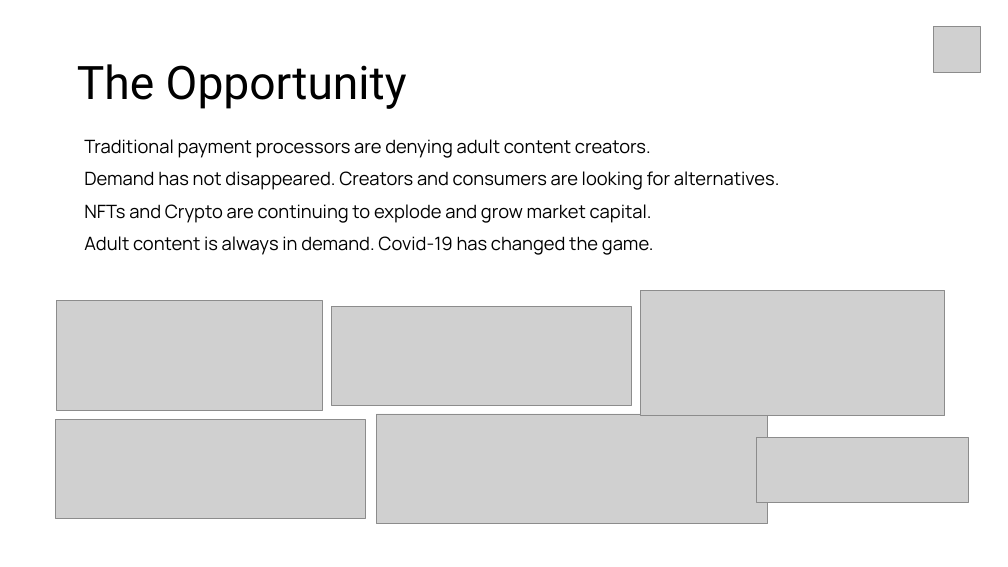
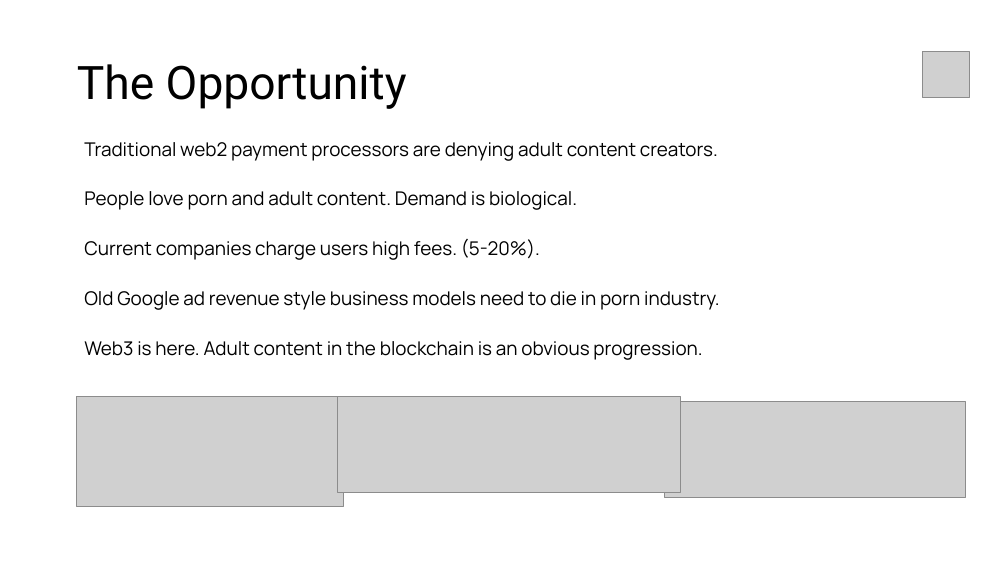
Before and after one commit to own-me/nude-pitch, a slide deck: slide 2 of own-me-pitch.pptx. Drawn at 1008x567 pixels with LibreOffice and Linux fonts; fonts in the diff are those of the drawing; grey boxes stand for pictures. Boxes give left, top, right and bottom in pixels: in the first picture for what was removed or moved away, otherwise in the second. Text is boxed around its words. In the diff, an @@ line names an element or a change of style, - is before the commit and + after.

Commit message:
update cover and opportunity pages

```diff
--- a/own-me-pitch.pptx
+++ b/own-me-pitch.pptx
@@ picture: place and size @@
-picture at box(934, 26, 981, 73)
+picture at box(923, 51, 970, 98)
@@ text at box(84, 142, 719, 360): text changed; size 17.5 to 18 pt @@
-Traditional payment processors are denying adult content creators.
-Demand has not disappeared. Creators and consumers are looking for alternatives.
-NFTs and Crypto are continuing to explode and grow market capital.
-Adult content is always in demand. Covid-19 has changed the game.
+Traditional web2 payment processors are denying adult content creators.
+People love porn and adult content. Demand is biological.
+Current companies charge users high fees. (5-20%).
+Old Google ad revenue style business models need to die in porn industry.
+Web3 is here. Adult content in the blockchain is an obvious progression.
@@ picture removed at box(640, 290, 945, 416) @@
@@ picture removed at box(332, 306, 631, 405) @@
@@ picture: place and size @@
-picture at box(56, 301, 322, 411)
+picture at box(77, 397, 343, 507)
@@ picture: place and size @@
-picture at box(377, 414, 768, 524)
+picture at box(337, 397, 681, 493)
@@ picture: place and size @@
-picture at box(55, 419, 365, 518)
+picture at box(665, 402, 965, 498)
@@ picture removed at box(757, 438, 969, 502) @@
```
Also in this commit, not shown: 3 other slides changed.
